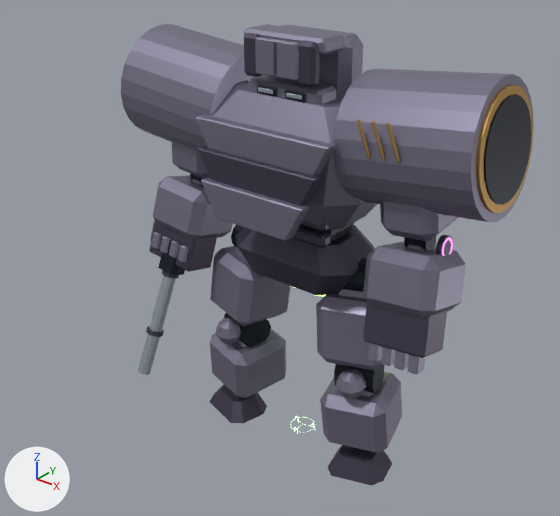
Before and after pictures for a commit that changed the glTF model public/assets/models/combat/t12.glb.
The view is the same before and after, from a 50 mm lens placed at (5.31, -7.15, 7.0), pointed at (0.28, -0.86, 3.1). The axes (+X, +Y, +Z) are drawn at lower left. The lights are the same throughout. The first picture is the older version. Where no turn or scale is listed for an object, it has been applied to the vertices.

Names of what the first picture shows: 'Export_ankle_l_shade', 'Export_ankle_r_shade', 'Export_chest_armor', 'Export_chest_shade', 'Export_elbow_l_armor', 'Export_gun_recoil_dark', 'Export_gun_recoil_shade', 'Export_gun_recoil_steel', 'Export_head_armor', 'Export_hip_l_armor', 'Export_hip_r_armor', 'Export_hips_shade', 'Export_knee_l_armor', 'Export_knee_l_dark', 'Export_knee_r_armor', 'Export_knee_r_dark', 'Export_shoulder_l_armor', 'Export_shoulder_l_dark', 'Export_shoulder_r_armor', 'Export_wrist_r_armor', 'Export_wrist_r_shade' and 17 more.
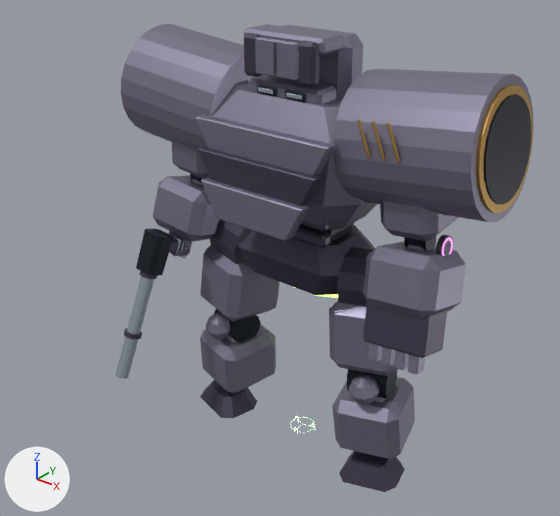
Location of each change, [x1, y1, x2, y2] in pixels of the pictures (560 x 516 px):
'Export_knee_l_armor', moved
    before: [320, 369, 402, 453]
    after: [332, 374, 415, 459]
'Export_knee_r_armor', moved
    before: [210, 317, 286, 399]
    after: [200, 313, 276, 394]
'Export_hip_r_armor', moved
    before: [210, 246, 291, 326]
    after: [200, 245, 280, 322]
'Export_hip_l_armor', moved
    before: [316, 289, 383, 371]
    after: [329, 300, 398, 376]
'Export_gun_recoil_steel', moved
    before: [138, 275, 176, 375]
    after: [116, 276, 154, 379]
'Export_ankle_l_shade', moved
    before: [328, 445, 392, 486]
    after: [339, 451, 405, 492]
'Export_ankle_r_shade', moved
    before: [210, 385, 267, 423]
    after: [200, 380, 257, 418]
'Export_gun_recoil_dark', moved
    before: [158, 240, 185, 275]
    after: [136, 229, 174, 276]
'Export_hip_l_shade', added
    after: [337, 247, 375, 306]
'Export_wrist_r_shade', deleted
    before: [149, 221, 217, 272]
'Export_knee_l_dark', moved
    before: [334, 364, 384, 394]
    after: [347, 369, 397, 399]
'Export_knee_r_dark', moved
    before: [224, 313, 271, 347]
    after: [214, 309, 261, 343]
'Export_hip_r_shade', added
    after: [210, 219, 247, 265]
'Export_wrist_r_armor', deleted
    before: [150, 220, 189, 263]
'Export_gun_recoil_shade', moved
    before: [146, 270, 179, 337]
    after: [124, 271, 158, 339]
'Export_grip_gun_shade', added
    after: [169, 231, 191, 252]
'Export_grip_gun_armor', added
    after: [171, 240, 191, 256]
'Export_grip_gun_steel', added
    after: [170, 237, 192, 259]

Diff of the bpy script that builds the scene:
```diff
--- a/public/assets/models/combat/t12.glb.py
+++ b/public/assets/models/combat/t12.glb.py
@@ ob_export_hip_l_armor @@
 ob_export_hip_l_armor = bpy.data.objects.new('Export_hip_l_armor', me_export_hip_l_armor)
-ob_export_hip_l_armor.location = (0.82, 0.0, 2.7)
+ob_export_hip_l_armor.location = (1.01, 0.0, 2.7)
@@ ob_export_ankle_l_shade @@
 ob_export_ankle_l_shade = bpy.data.objects.new('Export_ankle_l_shade', me_export_ankle_l_shade)
-ob_export_ankle_l_shade.location = (1.01, 0.04, 0.2)
+ob_export_ankle_l_shade.location = (1.2, 0.04, 0.2)
@@ ob_export_knee_l_armor @@
 ob_export_knee_l_armor = bpy.data.objects.new('Export_knee_l_armor', me_export_knee_l_armor)
-ob_export_knee_l_armor.location = (0.94, -0.08, 1.39)
+ob_export_knee_l_armor.location = (1.13, -0.08, 1.39)
@@ ob_export_knee_l_dark @@
 ob_export_knee_l_dark = bpy.data.objects.new('Export_knee_l_dark', me_export_knee_l_dark)
-ob_export_knee_l_dark.location = (0.94, -0.08, 1.39)
+ob_export_knee_l_dark.location = (1.13, -0.08, 1.39)
@@ ob_export_hip_r_armor @@
 ob_export_hip_r_armor = bpy.data.objects.new('Export_hip_r_armor', me_export_hip_r_armor)
-ob_export_hip_r_armor.location = (-0.82, 0.0, 2.7)
+ob_export_hip_r_armor.location = (-1.01, 0.0, 2.7)
@@ ob_export_ankle_r_shade @@
 ob_export_ankle_r_shade = bpy.data.objects.new('Export_ankle_r_shade', me_export_ankle_r_shade)
-ob_export_ankle_r_shade.location = (-1.01, 0.04, 0.2)
+ob_export_ankle_r_shade.location = (-1.2, 0.04, 0.2)
@@ ob_export_knee_r_armor @@
 ob_export_knee_r_armor = bpy.data.objects.new('Export_knee_r_armor', me_export_knee_r_armor)
-ob_export_knee_r_armor.location = (-0.94, -0.08, 1.39)
+ob_export_knee_r_armor.location = (-1.13, -0.08, 1.39)
@@ ob_export_knee_r_dark @@
 ob_export_knee_r_dark = bpy.data.objects.new('Export_knee_r_dark', me_export_knee_r_dark)
-ob_export_knee_r_dark.location = (-0.94, -0.08, 1.39)
+ob_export_knee_r_dark.location = (-1.13, -0.08, 1.39)
@@ ob_export_wrist_r_armor @@
-ob_export_wrist_r_armor = bpy.data.objects.new('Export_wrist_r_armor', me_export_wrist_r_armor)
@@ ob_export_wrist_r_shade @@
-ob_export_wrist_r_shade = bpy.data.objects.new('Export_wrist_r_shade', me_export_wrist_r_shade)
@@ ob_export_gun_recoil_dark @@
 ob_export_gun_recoil_dark = bpy.data.objects.new('Export_gun_recoil_dark', me_export_gun_recoil_dark)
-ob_export_gun_recoil_dark.location = (-1.74, -0.59, 2.47)
+ob_export_gun_recoil_dark.location = (-1.73, -0.99, 2.62)
@@ ob_export_gun_recoil_shade @@
 ob_export_gun_recoil_shade = bpy.data.objects.new('Export_gun_recoil_shade', me_export_gun_recoil_shade)
-ob_export_gun_recoil_shade.location = (-1.74, -0.59, 2.47)
+ob_export_gun_recoil_shade.location = (-1.73, -0.99, 2.62)
@@ ob_export_gun_recoil_steel @@
 ob_export_gun_recoil_steel = bpy.data.objects.new('Export_gun_recoil_steel', me_export_gun_recoil_steel)
-ob_export_gun_recoil_steel.location = (-1.74, -0.59, 2.47)
+ob_export_gun_recoil_steel.location = (-1.73, -0.99, 2.62)
@@ ob_export_grip_gun_steel @@
+ob_export_grip_gun_steel = bpy.data.objects.new('Export_grip_gun_steel', me_export_grip_gun_steel)  # 115 vertices, 208 faces; spans x -0.09..0.09, y -0.203..0.155, z -0.247..0.139; in mat_steel (light grey #b1bcc7)
+ob_export_grip_gun_steel.location = (-1.73, -0.5, 2.56)
@@ ob_export_grip_gun_shade @@
+ob_export_grip_gun_shade = bpy.data.objects.new('Export_grip_gun_shade', me_export_grip_gun_shade)  # 48 vertices, 88 faces; spans x -0.143..0.169, y -0.532..0.192, z -0.134..0.26; in mat_shade (greyish purple #4c4659)
+ob_export_grip_gun_shade.location = (-1.73, -0.5, 2.56)
@@ ob_export_grip_gun_armor @@
+ob_export_grip_gun_armor = bpy.data.objects.new('Export_grip_gun_armor', me_export_grip_gun_armor)  # 336 vertices, 616 faces; spans x -0.159..0.168, y -0.166..0.158, z -0.186..0.171; in mat_armor (grey #858196)
+ob_export_grip_gun_armor.location = (-1.73, -0.5, 2.56)
@@ ob_export_hip_r_shade @@
+ob_export_hip_r_shade = bpy.data.objects.new('Export_hip_r_shade', me_export_hip_r_shade)  # 48 vertices, 96 faces; spans x -0.389..0.389, y -0.45..0.45, z -0.412..0.412; in mat_shade (greyish purple #4c4659)
+ob_export_hip_r_shade.location = (-1.01, 0.0, 2.7)
@@ ob_export_hip_l_shade @@
+ob_export_hip_l_shade = bpy.data.objects.new('Export_hip_l_shade', me_export_hip_l_shade)  # 48 vertices, 96 faces; spans x -0.389..0.389, y -0.45..0.45, z -0.412..0.412; in mat_shade (greyish purple #4c4659)
+ob_export_hip_l_shade.location = (1.01, 0.0, 2.7)
```
